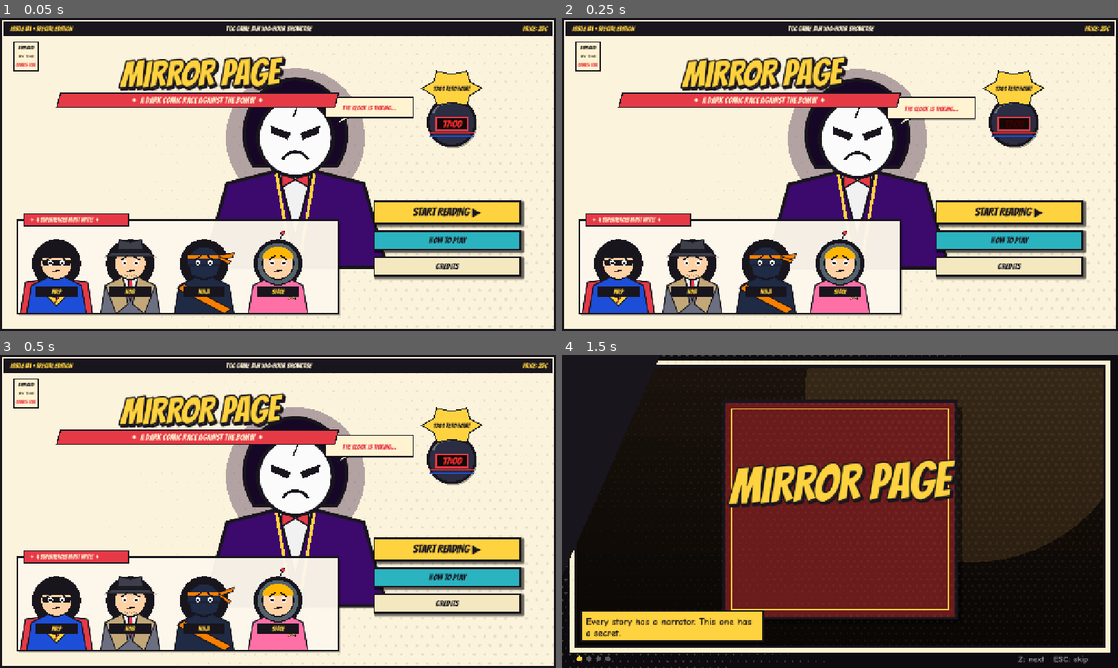
Above: before the commit, frames 1-4 (two rows, left to right).
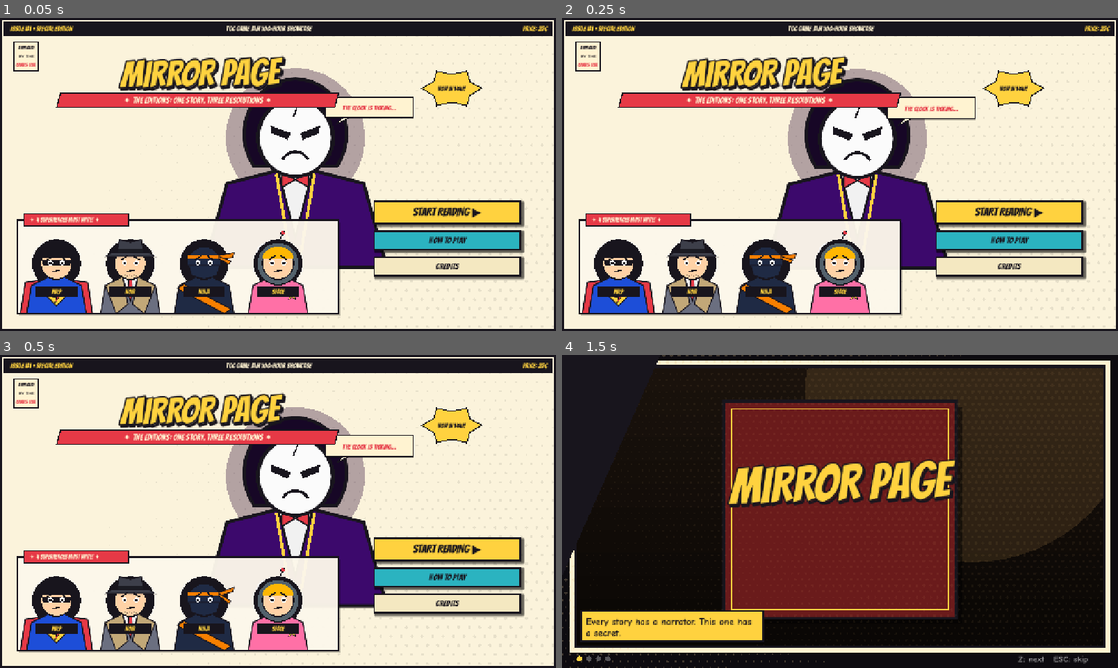
Above: after the commit, the same moments.

Repository: SankeerthNara/TGC-Game-Jam
Game: Godot game, scene res://scenes/main/main.tscn
The game is run twice, just before and just after one commit, with the same random seed, the same clock (stepped at 60 frames per second) and the same inputs. Sound files missing from this copy of the repository are replaced by a short silence.
Inputs (mouse positions are in pixels of both pictures, inside the frame that each line leads up to):
- Up to frame 1 (0.05 s): no input
- Up to frame 2 (0.25 s): no input
- Up to frame 3 (0.5 s): no input
- Up to frame 4 (1.5 s): click "START READING ▶" at 0.5 s; tap Enter at 1.25 s; move the mouse to (962, 495) at 1.27 s; hold Right from 1.28 s (still down); tap Z at 1.35 s; click (962, 495) at 1.42 s

The runs differ from the first frame. In frame 1, 1.6% of the frame differs, in the area x 22-86%, y 21-42%; in frame 2, 1.6%; in frame 3, 1.6%; in frame 4, nothing differs.

Commit message:
editions: masked-villain sprite conducts on the painted opera, menu text for the Editions, sprite imports, night log
Co-Authored-By: Claude Opus 5.5 <noreply@anthropic.com>

Diff:
--- a/new-game-project/scripts/boss/boss_fight.gd
+++ b/new-game-project/scripts/boss/boss_fight.gd
@@ -848,6 +848,8 @@
 	if (_narrator != null and _narrator.kind == "narrator") or (_last_wave() and _phase == "wave" and boss_name == "THE NARRATOR"):
 		return
 	var beat := sin(_t * (5.0 if _phase == "wave" else 2.5))
+	if Sprites.draw(self, "masked_villain", b + Vector2(0, 70), 190.0, -1.0, Color.WHITE, 1.0 + sin(_t * 2.0) * 0.01, beat * 0.03):
+		return # the masked villain conducts his choir (his face stays hidden until the reveal)
 	ComicArt.narrator(self, b + Vector2(0, -18), 0.42, 1.0, "grin", _t)
 	var hand := b + Vector2(30, 20)
 	var tip := hand + Vector2.from_angle(-1.2 + beat * 0.6) * 46.0
--- a/new-game-project/scripts/tools/arena_bot_test.gd
+++ b/new-game-project/scripts/tools/arena_bot_test.gd
@@ -24,10 +24,21 @@
 func _ready() -> void:
 	var layer := CanvasLayer.new()
 	add_child(layer)
-	var runs := 1
+	var configs := [
+		{"name": "ink baron as detective", "hero": 1, "stage": "opera", "waves": [[[["lancer", "L", 0.0], ["lancer", "R", 0.6], ["bat", "AC", 3.5]], [["baron", "C", 0.0]]]], "scale": 1.0},
+		{"name": "opera (2k)", "stage": "opera", "waves": [[[["lancer", "L", 0.0], ["lancer", "R", 0.3], ["bat", "AC", 3.0], ["lancer", "C", 6.0]], [["brute", "C", 0.0], ["bat", "AL", 3.0], ["bomb", "AR", 5.0], ["lancer", "L", 7.0], ["lancer", "R", 9.0]]]], "scale": 1.0},
+		{"name": "narrator (2k final)", "stage": "dark", "waves": [[[["narrator", "BALCONY", 0.0]]]], "scale": 1.6},
+	]
+	var runs := configs.size()
 	for run in runs:
 		var b := BossFight.new()
-		b.bomb_left = 900.0
+		b.bomb_left = -1.0
+		var cfgd: Dictionary = configs[run]
+		b.stage = cfgd["stage"]
+		b.heroes = [cfgd.get("hero", 0)]
+		b.relay = false
+		b.waves = cfgd["waves"]
+		b.boss_hp_scale = cfgd["scale"]
 		layer.add_child(b)
 		var result := [""]
 		b.finished.connect(func(r: String) -> void: result[0] = r)
@@ -41,13 +52,12 @@
 			var ph := "%s r%d w%d" % [b._phase, b._round, b._wave]
 			if ph != log_phase:
 				log_phase = ph
-				print("  t=%5.1f  %s  hp %d  enemies %d" % [b._t, ph, b._hp, b._enemies.size()])
 			if DisplayServer.get_name() != "headless" and frames % 900 == 450 and shots < 8:
 				get_viewport().get_texture().get_image().save_png("user://arena_%d.png" % shots)
 				shots += 1
 		for k in _keys.keys():
 			press(k, false)
-		print("run %d: %s after %.0f s (cracked %.0f%%)" % [run, result[0], b._t, b.crack_share() * 100.0])
+		print("run %d %s: %s after %.0f s, hero hp %d" % [run, configs[run]["name"], result[0], b._t, b._hp])
 		b.queue_free()
 		await get_tree().process_frame
 	get_tree().quit()
--- a/new-game-project/ui/main_menu.gd
+++ b/new-game-project/ui/main_menu.gd
@@ -128,12 +128,10 @@
 	])
 	draw_colored_polygon(sub_pts, RED)
 	draw_polyline(PackedVector2Array([sub_pts[0], sub_pts[1], sub_pts[2], sub_pts[3], sub_pts[0]]), INK, 3.0)
-	draw_string(FONT_TITLE, Vector2(150, 196), "✦ A DARK COMIC RACE AGAINST THE BOMB! ✦", HORIZONTAL_ALIGNMENT_CENTER, 610, 20, PAPER)
-
-	# 5. Ticking Bomb (Upper-Right) showing 17:00
+	draw_string(FONT_TITLE, Vector2(150, 196), "✦ THE EDITIONS: ONE STORY, THREE RESOLUTIONS ✦", HORIZONTAL_ALIGNMENT_CENTER, 610, 20, PAPER)
+
+	# 5. A "NOW IN 144p" badge (the editions joke, upper right)
 	var bomb_pos := Vector2(1040, 240)
-	var bomb_urgent := (int(_time * 3.0) % 2 == 0)
-	ComicArt.bomb(self, bomb_pos, 54.0, 1020.0, _time, bomb_urgent)
 
 	# Comic burst tag over bomb
 	var bomb_badge_pos := bomb_pos + Vector2(0, -78)
@@ -145,7 +143,7 @@
 	b_pts.append(b_pts[0])
 	draw_colored_polygon(b_pts, GOLD)
 	draw_polyline(b_pts, INK, 2.5)
-	draw_string(FONT_TITLE, bomb_badge_pos + Vector2(-60, 6), "17:00 ZERO HOUR!", HORIZONTAL_ALIGNMENT_CENTER, 120, 14, INK)
+	draw_string(FONT_TITLE, bomb_badge_pos + Vector2(-60, 6), "NOW IN 144p!", HORIZONTAL_ALIGNMENT_CENTER, 120, 14, INK)
 
 	# 6. Four Hero Busts (Bottom-Left Spread)
 	var h_panel := Rect2(Vector2(40, 465), Vector2(740, 215))
@@ -252,12 +250,12 @@
 	vbox.add_child(title)
 
 	var rules := [
-		"1. THE BOMB: 17 minutes on the clock for the whole run. Finish a level to win a key; 4 keys open the bomb room.",
-		"2. MOVE with arrows / WASD. It is dark: only your torch lights the way. [M] opens the map.",
-		"3. TASKS: walk to a console and press [Z]. Finish every task to fill the progress bar. [ESC] leaves a task.",
-		"4. SABOTAGE: the villain breaks things. Run to the fix console before the timer ends or lose hearts.",
-		"5. VAMPIRES: hold your torch on one, then REVEAL or KILL. One is your friend, one is the villain. Pure chance!",
-		"6. Out of hearts? Back to the start of the level, but the bomb keeps its time.",
+		"1. THE STORY: a masked villain drained the light. Without light, the world loses its detail.",
+		"2. YOUR GUIDE: the Narrator talks to you on your comms machine. Listen to him.",
+		"3. FIRST EDITION: arrows move, your torch lights the dark. [Z] at a console starts a task, [ESC] leaves it. Fix sabotage in time. Vampires: REVEAL or KILL?",
+		"4. LATER EDITIONS: [X] attack, [Z] jump, [C] dash / roll, [V] power or COUNTER when eyes turn red, [F] heal.",
+		"5. [P] pauses. [M] shows the map in the first edition.",
+		"6. Sometimes the story needs YOU, the reader. Keep your mouse close.",
 	]
 
 	for r in rules:
Not shown, added: new-game-project/assets/editions/sprites/enemy_baron.png.import
Not shown, added: new-game-project/assets/editions/sprites/enemy_bat.png.import
Not shown, added: new-game-project/assets/editions/sprites/enemy_brute.png.import
Not shown, added: new-game-project/assets/editions/sprites/enemy_lancer.png.import
Not shown, added: new-game-project/assets/editions/sprites/hero_attack.png.import
Not shown, added: new-game-project/assets/editions/sprites/hero_dash.png.import
Not shown, added: new-game-project/assets/editions/sprites/hero_hurt.png.import
Not shown, added: new-game-project/assets/editions/sprites/hero_idle.png.import
Not shown, added: new-game-project/assets/editions/sprites/hero_jump.png.import
Not shown, added: new-game-project/assets/editions/sprites/hero_run1.png.import
Not shown, added: new-game-project/assets/editions/sprites/hero_run2.png.import
Not shown, added: new-game-project/assets/editions/sprites/masked_villain.png.import
(and 2 more such lines)
